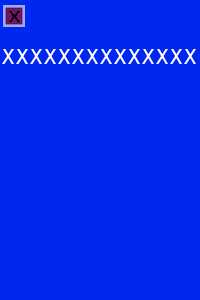
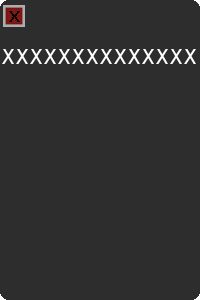
Comparing the layer stacks of the two (200, 300) images. Changes:
painted on "navigation-app-browse-map-maneuver-background" over <box>0,0,200,300</box>
